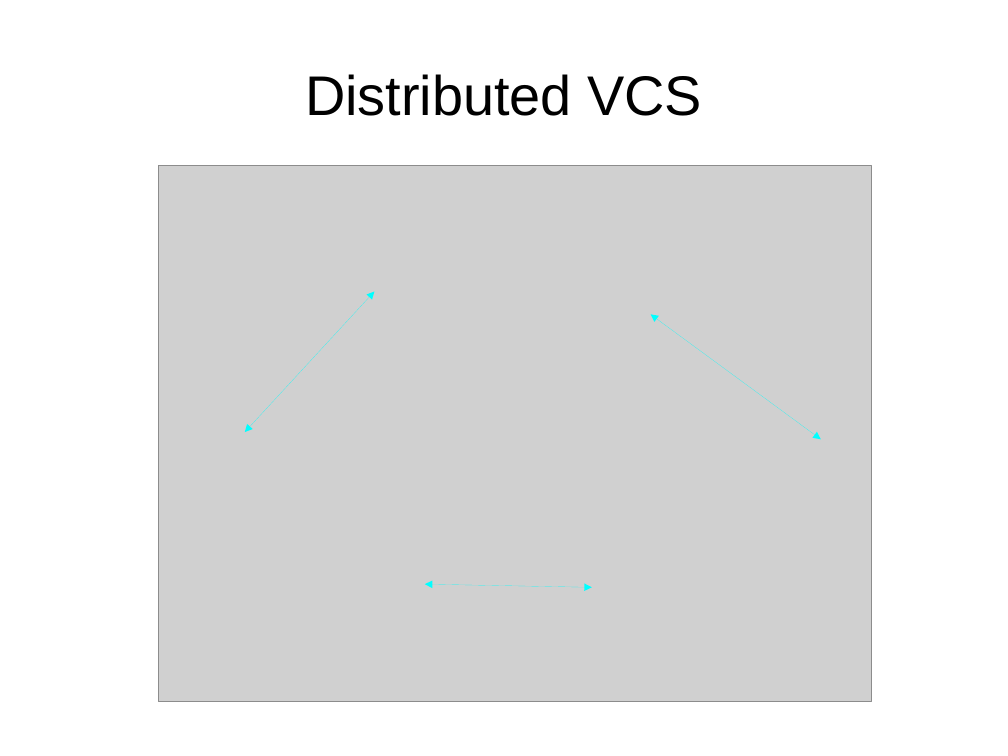
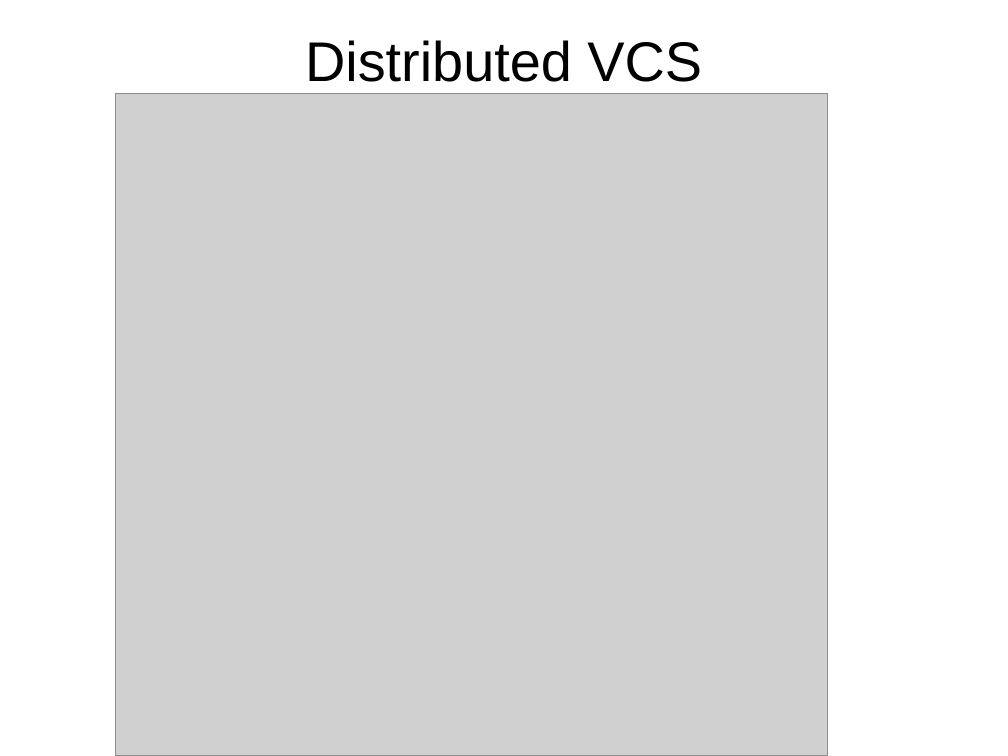
Before and after one commit to fosscell/gitworkshop, a slide deck: slide 5 of git.odp (slide 4 before the commit). Drawn at 1008x756 pixels with LibreOffice and Linux fonts; fonts in the diff are those of the drawing; grey boxes stand for pictures. Boxes give left, top, right and bottom in pixels: in the first picture for what was removed or moved away, otherwise in the second. Text is boxed around its words. In the diff, an @@ line names an element or a change of style, - is before the commit and + after.

Commit message:
Changed images

```diff
--- a/git.odp
+++ b/git.odp
@@ title "Distributed VCS": place and size @@
-title "Distributed VCS" at (305,74,702,116)
+title "Distributed VCS" at (305,40,702,82)
@@ picture: place and size @@
-picture at (158,166,872,702)
+picture at (115,93,829,756)
@@ double arrow removed from (374, 292) to (245, 432) @@
@@ double arrow removed from (650, 315) to (821, 439) @@
@@ double arrow removed from (425, 584) to (592, 587) @@
```
Also in this commit, not shown: 1 other slide changed.
